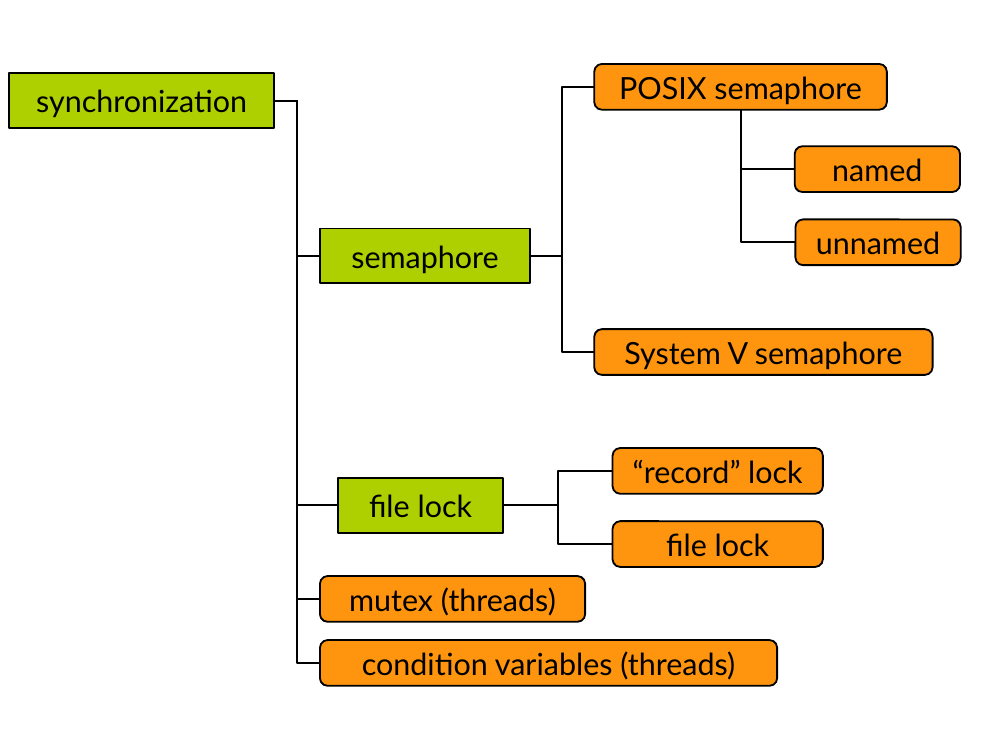
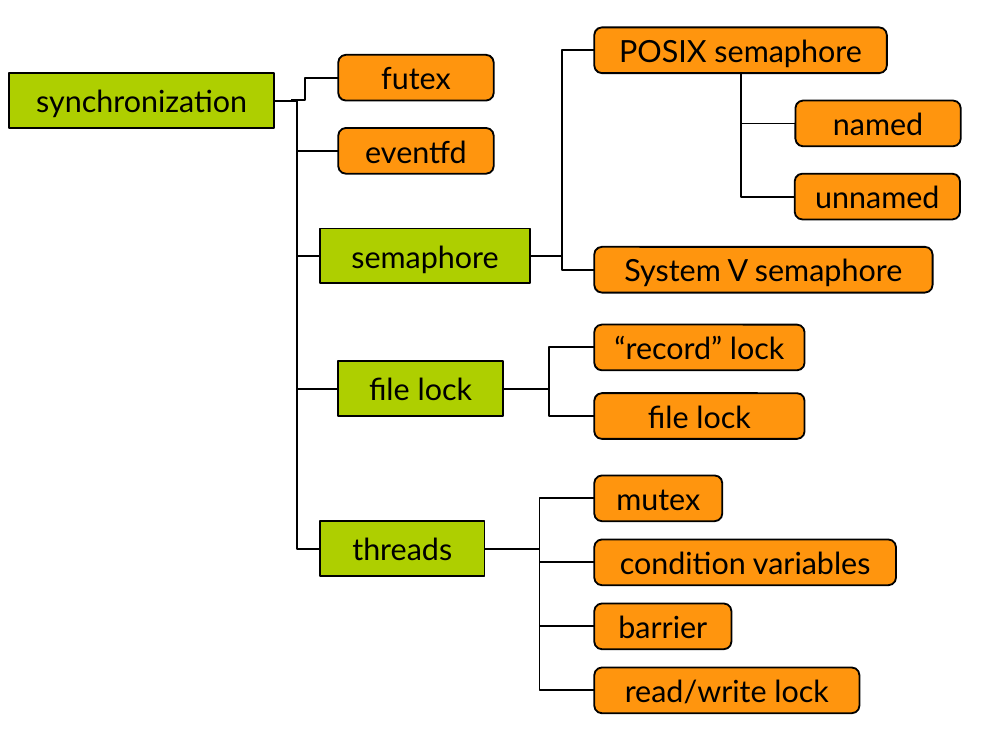
Before and after one commit to gregkh/presentation-kdbus, a slide deck: slide 5 of kdbus.odp. Drawn at 1008x756 pixels with LibreOffice and Linux fonts; fonts in the diff are those of the drawing. Boxes give left, top, right and bottom in pixels: in the first picture for what was removed or moved away, otherwise in the second. Text is boxed around its words. In the diff, an @@ line names an element or a change of style, - is before the commit and + after.

Commit message:
update

```diff
--- a/kdbus.odp
+++ b/kdbus.odp
@@ rounded rectangle "POSIX semaphore": place and size @@
-rounded rectangle "POSIX semaphore" at <box>595,64,887,110</box>
+rounded rectangle "POSIX semaphore" at <box>595,27,887,73</box>
@@ rounded rectangle added at <box>338,55,494,101</box>, fill #FF950E, outline #000000 1.45 pt, 24 pt, text #000000 @@
+futex
@@ elbow line moved from (531, 256) - (595, 87) to (531, 256) - (595, 50) @@
@@ elbow line added from (292, 101) to (338, 78), #000000 1.45 pt @@
@@ elbow line moved from (741, 110) - (796, 242) to (741, 73) - (795, 197) @@
@@ elbow line moved from (741, 110) - (795, 169) to (741, 73) - (796, 123) @@
@@ elbow line moved from (274, 101) - (320, 663) to (274, 101) - (320, 549) @@
@@ elbow line moved from (274, 101) - (338, 506) to (274, 101) - (338, 389) @@
@@ elbow line added from (274, 101) to (338, 151), #000000 1.45 pt @@
@@ rounded rectangle "named": place and size @@
-rounded rectangle "named" at <box>795,146,960,192</box>
+rounded rectangle "named" at <box>796,101,961,146</box>
@@ rounded rectangle added at <box>338,128,494,174</box>, fill #FF950E, outline #000000 1.45 pt, 24 pt, text #000000 @@
+eventfd
@@ rounded rectangle "unnamed": place and size @@
-rounded rectangle "unnamed" at <box>796,220,961,265</box>
+rounded rectangle "unnamed" at <box>795,174,960,220</box>
@@ elbow line moved from (531, 256) - (595, 352) to (531, 256) - (595, 270) @@
@@ rounded rectangle "System V semaphore": place and size @@
-rounded rectangle "System V semaphore" at <box>595,329,933,375</box>
+rounded rectangle "System V semaphore" at <box>595,247,933,293</box>
@@ rounded rectangle "“record” lock": place and size @@
-rounded rectangle "“record” lock" at <box>613,448,823,494</box>
+rounded rectangle "“record” lock" at <box>595,325,805,370</box>
@@ elbow line moved from (503, 506) - (613, 471) to (503, 389) - (595, 348) @@
@@ rectangle "file lock": place and size @@
-rectangle "file lock" at <box>338,478,503,533</box>
+rectangle "file lock" at <box>338,361,503,416</box>
@@ elbow line moved from (503, 506) - (613, 544) to (503, 389) - (595, 416) @@
@@ rounded rectangle "file lock": place and size @@
-rounded rectangle "file lock" at <box>613,521,823,567</box>
+rounded rectangle "file lock" at <box>595,393,805,439</box>
@@ rounded rectangle "mutex": place and size @@
-rounded rectangle "mutex" at <box>320,576,585,622</box>
+rounded rectangle "mutex" at <box>595,476,723,521</box>
@@ elbow line moved from (274, 101) - (320, 599) to (485, 549) - (595, 499) @@
@@ text in rounded rectangle at <box>616,489,700,511</box>: text changed @@
-mutex (threads)
+mutex
@@ rectangle added at <box>320,521,485,576</box>, fill #AECF00, outline #000000 1.45 pt, 24 pt, text #000000 @@
+threads
@@ elbow line added from (485, 549) to (595, 563), #000000 1.45 pt @@
@@ elbow line added from (485, 549) to (595, 627), #000000 1.45 pt @@
@@ elbow line added from (485, 549) to (595, 691), #000000 1.45 pt @@
@@ rounded rectangle "condition variables": place and size @@
-rounded rectangle "condition variables" at <box>320,640,777,686</box>
+rounded rectangle "condition variables" at <box>595,540,896,585</box>
@@ text in rounded rectangle at <box>620,551,871,575</box>: text changed @@
-condition variables (threads)
+condition variables
@@ rounded rectangle added at <box>595,604,732,649</box>, fill #FF950E, outline #000000 1.45 pt, 24 pt, text #000000 @@
+barrier
@@ rounded rectangle added at <box>595,668,860,713</box>, fill #FF950E, outline #000000 1.45 pt, 24 pt, text #000000 @@
+read/write lock
```
Also in this commit, not shown: 1 slide added.
